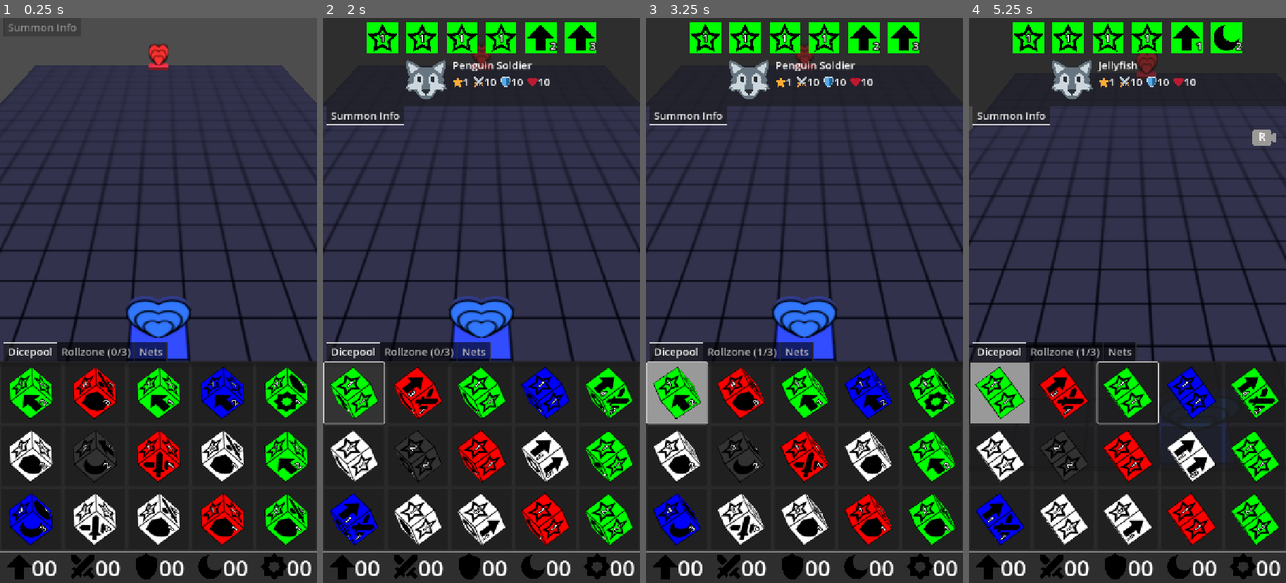
Above: before the commit, frames 1-4 (left to right).
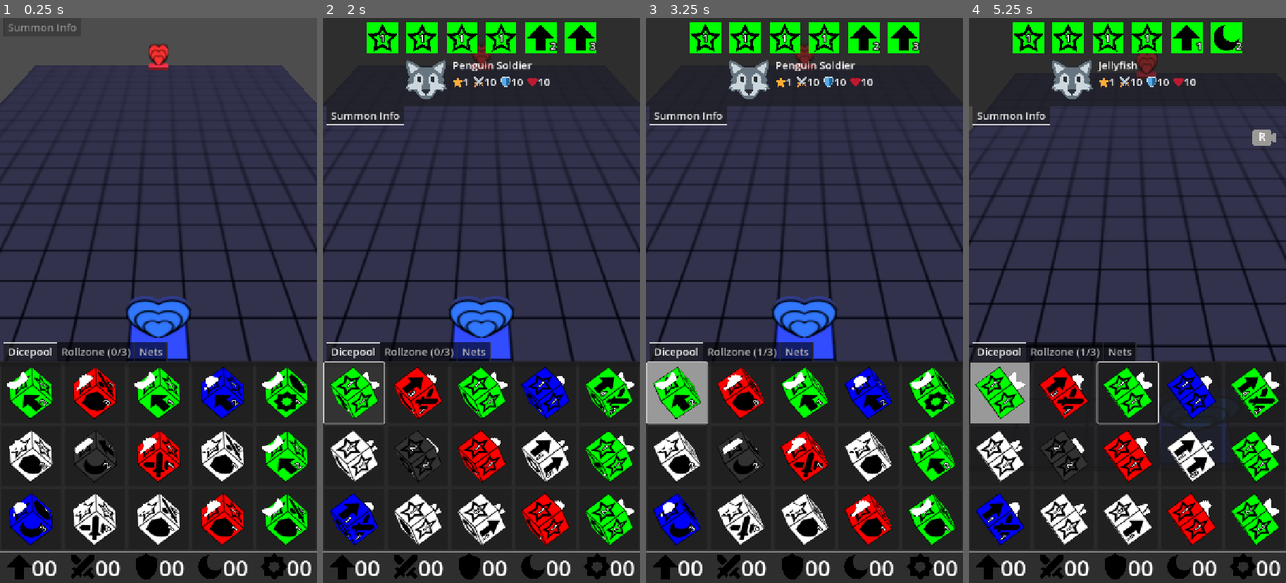
Above: after the commit, the same moments.

Repository: francocurotto/DDMre
Game: Godot game, scene res://scenes/duel.tscn
Two runs of this game, one before a commit and one after it. Both use one fixed random seed, a clock stepped at 60 frames per second and the inputs below.
Inputs (mouse positions are in pixels of both pictures, inside the frame that each line leads up to):
- Up to frame 1 (0.25 s): no input
- Up to frame 2 (2 s): click (354, 390) at 0.52 s; click (354, 390) at 1.27 s
- Up to frame 3 (3.25 s): click (677, 390) at 2.02 s; move the mouse to (874, 272) at 2.77 s; click (874, 272) at 2.92 s
- Up to frame 4 (5.25 s): drag from (1064, 328) to (1111, 413) at 3.52 s; move the mouse to (1159, 176) at 4.27 s; click (1159, 176) at 4.42 s; drag from (1111, 413) to (1032, 215) at 5.02 s

The runs differ from the first frame. In frame 1, 1.0% of the frame differs, in the area x 2-90%, y 62-89%; in frame 2, 0.5%; in frame 3, 1.0%, in the area x 2-91%, y 62-89%; in frame 4, 0.8%.
Error before the commit: Invalid assignment of property or key 'alpha' with value of type 'float' on a base object of type 'null instance'. (res://scenes/dungobj/summon/summon.gd:68)

Commit message:
almost finish new summon implementation

Diff:
--- a/source/project.godot
+++ b/source/project.godot
@@ -40,6 +40,7 @@
 
 3d_physics/layer_1="Dice"
 3d_physics/layer_2="Base Tile"
+3d_physics/layer_3="Summon"
 
 [rendering]
 
--- a/source/scenes/dice/dice.gd
+++ b/source/scenes/dice/dice.gd
@@ -128,6 +128,8 @@
 	else:
 		summon = MONSTER_DICT[type].instantiate()
 	summon.set_summon(dice_dict, player)
+	#summon.visible = false
+	add_child(summon)
 
 func clone():
 	var copy = duplicate()
@@ -160,7 +162,7 @@
 
 func unfold(net):
 	dimension_started.emit()
-	$Summon.visible = true
+	summon.visible = true
 	var tween = create_tween()
 	tween.tween_property(self, "position:y", Globals.DIMENSION_HEIGHT, 0.1)
 	tween.set_trans(Tween.TRANS_SINE)
--- a/source/scenes/dungobj/summon/beast.tscn
+++ b/source/scenes/dungobj/summon/beast.tscn
@@ -30,6 +30,8 @@
 radius = 0.12
 
 [node name="Beast" type="StaticBody3D"]
+collision_layer = 4
+collision_mask = 0
 script = ExtResource("1_5lyxv")
 
 [node name="BaseMesh" type="MeshInstance3D" parent="."]
--- a/source/scenes/dungobj/summon/dragon.tscn
+++ b/source/scenes/dungobj/summon/dragon.tscn
@@ -32,6 +32,8 @@
 radius = 0.23
 
 [node name="Dragon" type="StaticBody3D"]
+collision_layer = 4
+collision_mask = 0
 script = ExtResource("1_isp4i")
 
 [node name="BaseMesh" type="MeshInstance3D" parent="."]
--- a/source/scenes/dungobj/summon/item.tscn
+++ b/source/scenes/dungobj/summon/item.tscn
@@ -1,8 +1,9 @@
-[gd_scene load_steps=8 format=3 uid="uid://cqnywtxmfls7e"]
+[gd_scene load_steps=9 format=3 uid="uid://cqnywtxmfls7e"]
 
 [ext_resource type="Script" uid="uid://g3w83qaetppi" path="res://scenes/dungobj/summon/item.gd" id="1_8i5wx"]
 [ext_resource type="Material" uid="uid://bpkw4mbdw5sv5" path="res://assets/materials/MATERIAL_P1.tres" id="2_dhm2l"]
 [ext_resource type="PackedScene" uid="uid://dpx40dweo1fm3" path="res://scenes/dungobj/summon/body/item_body.tscn" id="3_8i5wx"]
+[ext_resource type="PackedScene" uid="uid://cnstwc06ol2cs" path="res://scenes/dungobj/summon/summon_overhead/summon_overhead.tscn" id="4_5keap"]
 
 [sub_resource type="CylinderMesh" id="CylinderMesh_fwims"]
 material = ExtResource("2_dhm2l")
@@ -24,6 +25,8 @@
 size = Vector3(0.7, 0.1, 0.56)
 
 [node name="Item" type="StaticBody3D"]
+collision_layer = 4
+collision_mask = 0
 script = ExtResource("1_8i5wx")
 
 [node name="BaseMesh" type="MeshInstance3D" parent="."]
@@ -41,3 +44,7 @@
 [node name="BodyShape" type="CollisionShape3D" parent="."]
 transform = Transform3D(1, 0, 0, 0, -4.371139e-08, -1, 0, 1, -4.371139e-08, 0, 0.376, 0)
 shape = SubResource("BoxShape3D_8i5wx")
+
+[node name="SummonOverhead" parent="." instance=ExtResource("4_5keap")]
+transform = Transform3D(1, 0, 0, 0, 1, 0, 0, 0, 1, 0, 0.93, 0)
+visible = false
--- a/source/scenes/dungobj/summon/spellcaster.tscn
+++ b/source/scenes/dungobj/summon/spellcaster.tscn
@@ -33,6 +33,8 @@
 size = Vector3(0.06, 0.1, 0.645)
 
 [node name="Spellcaster" type="StaticBody3D"]
+collision_layer = 4
+collision_mask = 0
 script = ExtResource("1_8dmqj")
 
 [node name="BaseMesh" type="MeshInstance3D" parent="."]
--- a/source/scenes/dungobj/summon/summon.gd
+++ b/source/scenes/dungobj/summon/summon.gd
@@ -58,7 +58,7 @@
 	tween.tween_property(material, "emission_energy_multiplier", 0.0, SUMMON_TIME)
 	tween.set_parallel(true)
 	tween.tween_property($SummonOverhead, "alpha", 1.0, SUMMON_TIME)
-	%BodyMesh.tween_dimension(tween, SUMMON_TIME)
+	$BodyMesh.tween_dimension(tween, SUMMON_TIME)
 #endregion
 
 #region private functions
--- a/source/scenes/dungobj/summon/undead.tscn
+++ b/source/scenes/dungobj/summon/undead.tscn
@@ -32,6 +32,8 @@
 size = Vector3(0.16, 0.1, 0.18)
 
 [node name="Undead" type="StaticBody3D"]
+collision_layer = 4
+collision_mask = 0
 script = ExtResource("1_y1ipp")
 
 [node name="BaseMesh" type="MeshInstance3D" parent="."]
--- a/source/scenes/dungobj/summon/warrior.tscn
+++ b/source/scenes/dungobj/summon/warrior.tscn
@@ -35,6 +35,8 @@
 size = Vector3(0.06, 0.555, 0.1)
 
 [node name="Warrior" type="StaticBody3D"]
+collision_layer = 4
+collision_mask = 0
 script = ExtResource("1_ext84")
 
 [node name="BaseMesh" type="MeshInstance3D" parent="."]
Not shown, changed: TODO.md
